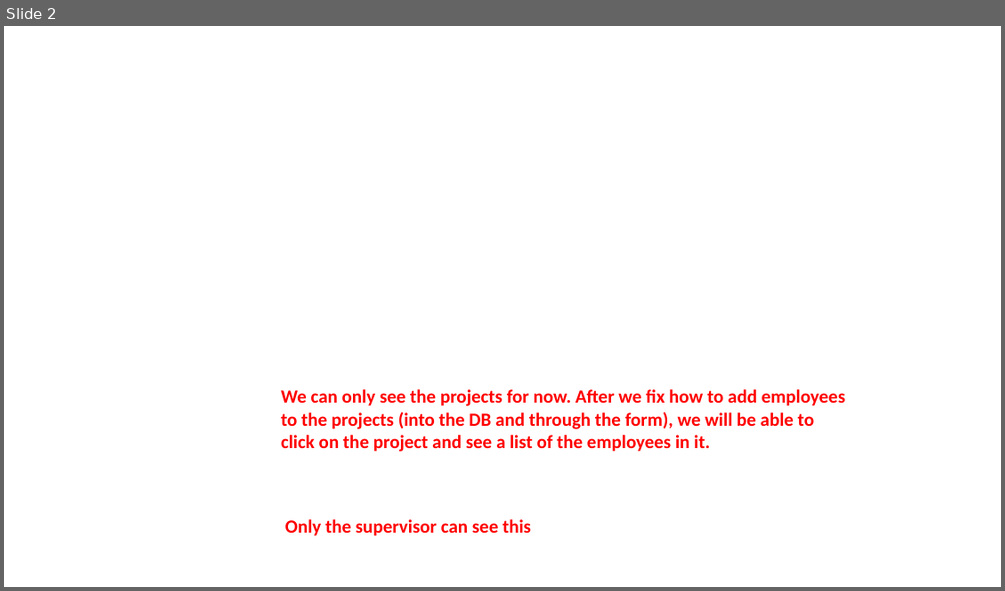
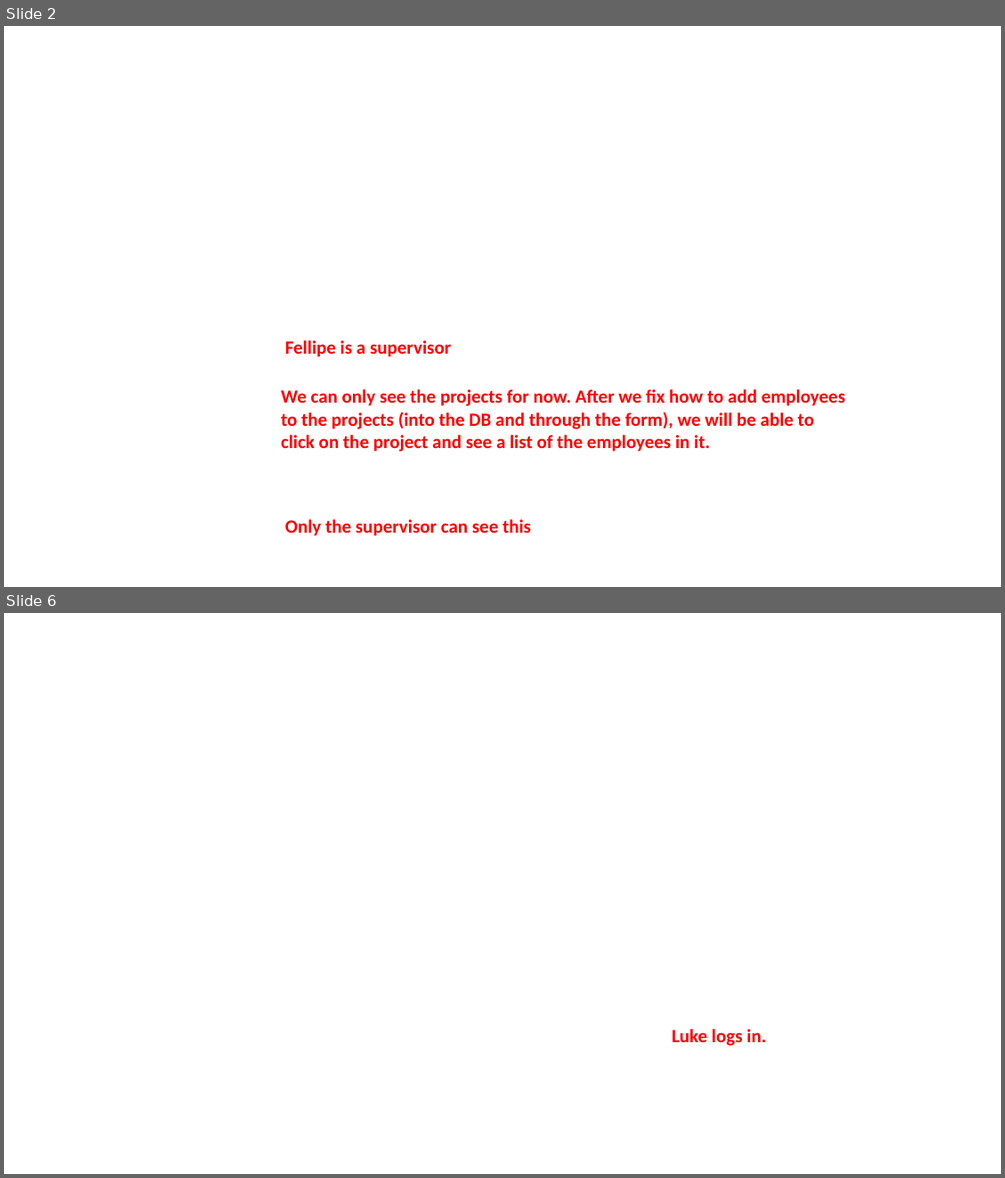
Before and after one commit to TurtleDynasty/peer-eval-system, a slide deck: done parts.pptx. Shown one above the other, each under a label of ours: slide 2 before the commit, slides 2 and 6 after it; the slides between them are not shown. The pictures are 1005x591 and 1005x1178 pixels, drawn with LibreOffice and Linux fonts; fonts in the diff are those of the drawing; background and template pictures are left out. Boxes give left, top, right and bottom in pixels: in the first picture for what was removed or moved away, otherwise in the second. Text is boxed around its words. In the diff, an @@ line names an element or a change of style, - is before the commit and + after.

```diff
--- a/done parts.pptx
+++ b/done parts.pptx
@@ slide 6 added at box(4, 613, 1001, 1174), background picture (left out) @@
@@ text added at box(672, 1029, 766, 1046), 18 pt, text #FF0000, bold @@
+Luke logs in.
@@ slide 2 changed as well @@
@@ text added at box(285, 340, 451, 357), 18 pt, text #FF0000, bold @@
+Fellipe is a supervisor
```
Also in this commit, not shown: 1 other slide changed, 8 other slides added, 9 slides removed.
